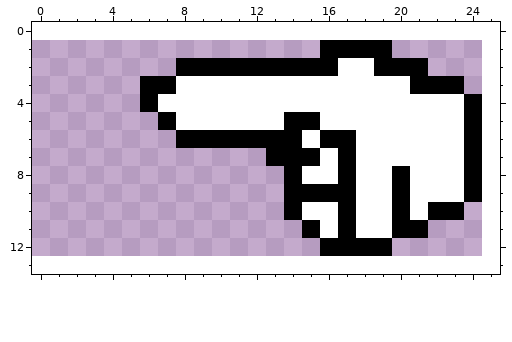
Edited in one commit: pixel-art sprite (Source/graphics/hand.png). This is how it looked before the edit.
The file is 25x12 pixels. The old version is drawn lined up with the new one, on the new canvas.
And afterwards:
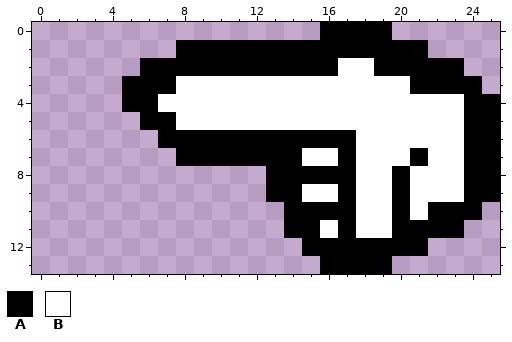
Palette (. is transparent): A #000000  B #ffffff
The exact change:
canvas 25x12 -> 26x14, the old top-left corner now at 0,1
@@ x 0..25 @@
- 0 ..........................
- 1 ................AAAA......
- 2 ........AAAAAAAAABBAAA....
- 3 ......AABBBBBBBBBBBBBAAA..
- 4 ......ABBBBBBBBBBBBBBBBBA.
- 5 .......ABBBBBBAABBBBBBBBA.
- 6 ........AAAAAAABAABBBBBBA.
- 7 .............AAABABBBBBBA.
- 8 ..............ABBABBABBBA.
- 9 ..............AAAABBABBBA.
-10 ..............ABBABBABAA..
-11 ...............ABABBAA....
-12 ................AAAA......
-13 ..........................
+ 0 ................AAAA......
+ 1 ........AAAAAAAAAAAAAA....
+ 2 ......AAAAAAAAAAABBAAAAA..
+ 3 .....AAABBBBBBBBBBBBBAAAA.
+ 4 .....AABBBBBBBBBBBBBBBBBAA
+ 5 ......AABBBBBBBBBBBBBBBBAA
+ 6 .......AAAAAAAAAAABBBBBBAA
+ 7 ........AAAAAAABBABBBABBAA
+ 8 .............AAAAABBABBBAA
+ 9 .............AABBABBABBBAA
+10 ..............AAAABBABAAA.
+11 ..............AABABBAAAA..
+12 ...............AAAAAAA....
+13 ................AAAA......
